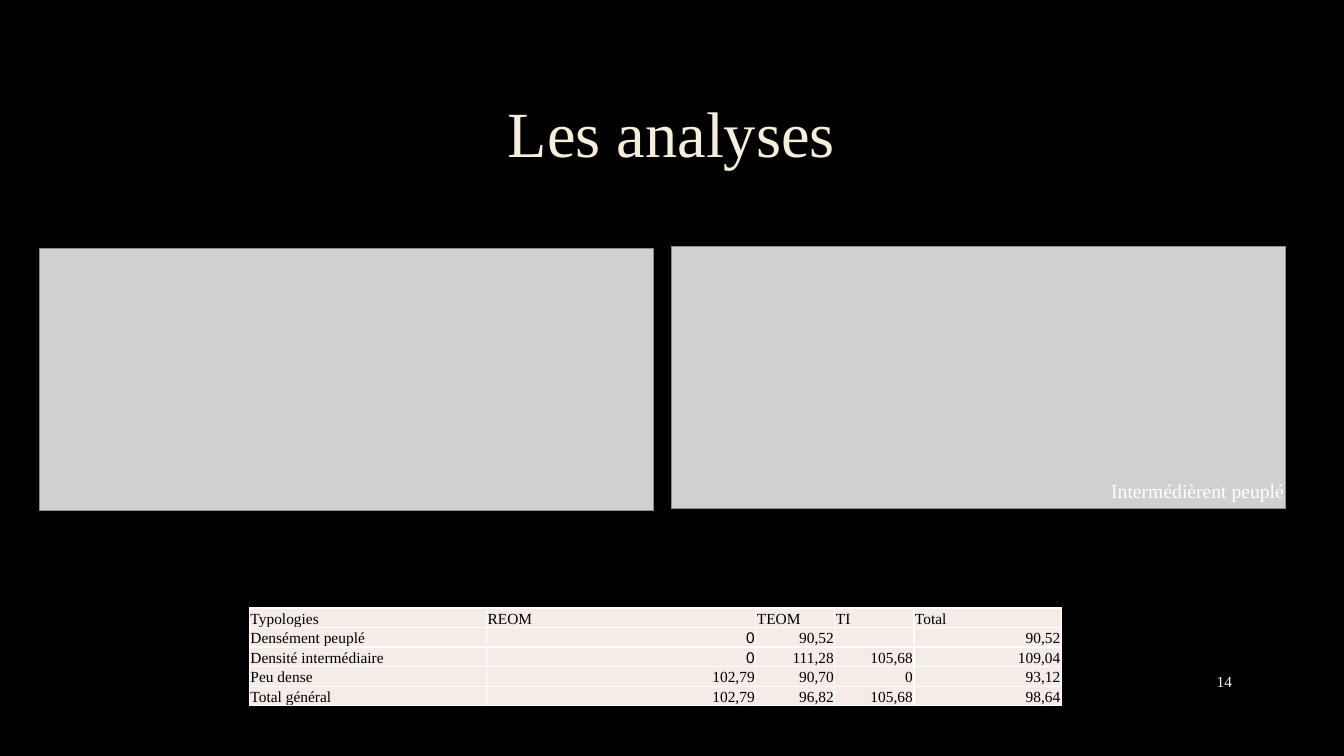
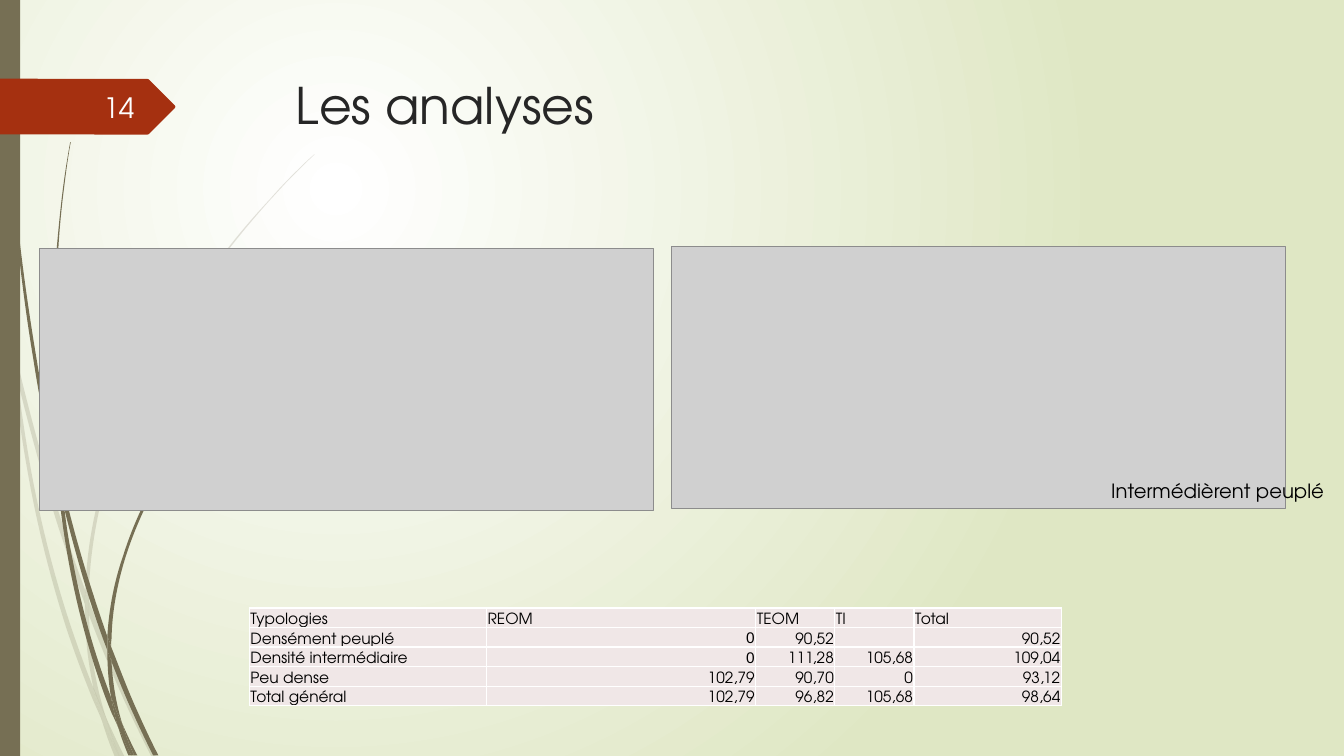
Before and after one commit to Grismonde/Maraton-du-web, a slide deck: slide 14 of Groupe 5.pptx. Drawn at 1344x756 pixels with LibreOffice and Linux fonts; fonts in the diff are those of the drawing; grey boxes stand for pictures; background and template pictures are left out. Boxes give left, top, right and bottom in pixels: in the first picture for what was removed or moved away, otherwise in the second. Text is boxed around its words. In the diff, an @@ line names an element or a change of style, - is before the commit and + after.

```diff
--- a/Groupe 5.pptx
+++ b/Groupe 5.pptx
@@ background picture (left out) to gradient #FFFFFF to #DFE8C4 @@
@@ rectangle added at <box>0,0,20,756</box>, fill #766F54 @@
@@ freeform shape added at <box>0,79,175,134</box>, fill #A53010 @@
@@ page number: place and size @@
-page number at <box>1217,677,1232,687</box>
+page number at <box>103,97,134,118</box>
@@ page number at <box>103,97,134,118</box>: size 11 to 20 pt, font Times New Roman to TeX Gyre Adventor, text colour #F2F2F2 to #FEFFFF @@
@@ title "Les analyses": place and size @@
-title "Les analyses" at <box>508,112,835,169</box>
+title "Les analyses" at <box>296,86,593,134</box>
@@ title "Les analyses" at <box>296,86,593,134</box>: size 46 to 36 pt, font Times New Roman to TeX Gyre Adventor, text colour #F4EEDC to #262626, letter outline #404040 0.75 pt to none; alignment centre to left; line spacing 0.9 to 1; vertical alignment middle to top @@
@@ text "Intermédièrent peuplé" at <box>1111,478,1324,508</box>: font Times New Roman to TeX Gyre Adventor, text colour #FFFFFF to #000000 @@
@@ table at <box>249,608,1060,709</box> @@
@@ fill #F6EDE7 to #F0E8E7 in 25 cells @@
@@ font Times New Roman to TeX Gyre Adventor @@
@@ group added at <box>0,154,315,756</box>: 10 freeform shapes @@
@@ group added at <box>3,0,262,756</box>: 12 freeform shapes @@
```
Also in this commit, not shown: 16 other slides changed, 1 slide added, 1 slide removed.
